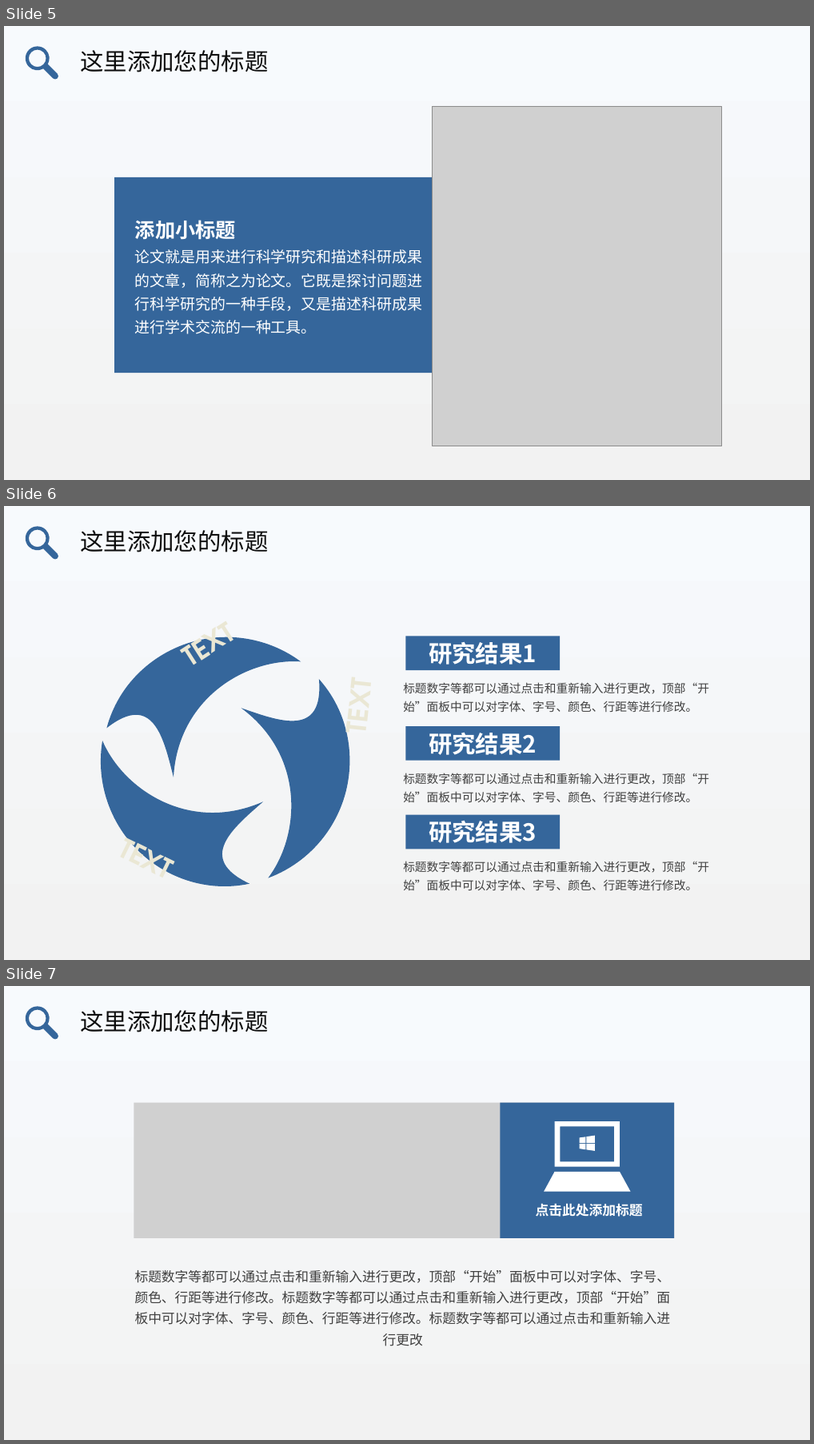
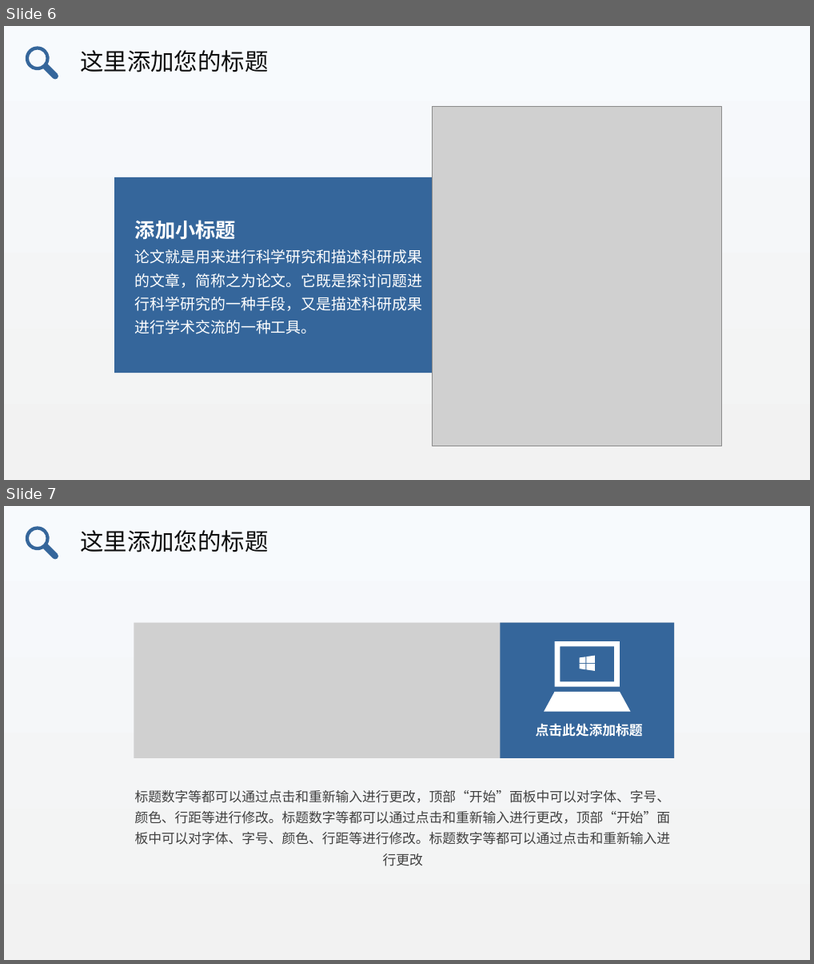
Before and after one commit to zhongdeming428/graduation-design, a slide deck: 阶段性报告/毕设答辩.pptx. Shown one above the other, each under a label of ours: slides 5, 6 and 7 before the commit, slides 6 and 7 after it. The pictures are 814x1444 and 814x964 pixels, drawn with LibreOffice and Linux fonts; fonts in the diff are those of the drawing; grey boxes stand for pictures. Boxes give left, top, right and bottom in pixels: in the first picture for what was removed or moved away, otherwise in the second. Text is boxed around its words. In the diff, an @@ line names an element or a change of style, - is before the commit and + after.

```diff
--- a/阶段性报告/毕设答辩.pptx
+++ b/阶段性报告/毕设答辩.pptx
@@ slide 6 removed at <box>4,506,810,960</box>, background gradient #F7FAFD to #F2F2F2 @@
@@ freeform shape removed at <box>25,525,59,560</box> @@
@@ text removed at <box>81,530,269,552</box> @@
-这里添加您的标题
@@ freeform shape removed at <box>90,593,316,793</box> @@
@@ text removed at <box>148,646,226,715</box> @@
-TEXT
@@ rectangle removed at <box>406,636,560,671</box> @@
-研究结果1
@@ freeform shape removed at <box>241,679,350,878</box> @@
@@ text removed at <box>332,696,383,732</box> @@
-TEXT
@@ text removed at <box>403,682,710,712</box> @@
-标题数字等都可以通过点击和重新输入进行更改，顶部“开始”面板中可以对字体、字号、颜色、行距等进行修改。
@@ freeform shape removed at <box>62,717,289,910</box> @@
@@ rectangle removed at <box>406,726,560,760</box> @@
-研究结果2
@@ text removed at <box>403,772,710,802</box> @@
-标题数字等都可以通过点击和重新输入进行更改，顶部“开始”面板中可以对字体、字号、颜色、行距等进行修改。
@@ text removed at <box>126,796,203,860</box> @@
-TEXT
@@ rectangle removed at <box>406,815,560,849</box> @@
-研究结果3
@@ text removed at <box>403,860,710,890</box> @@
-标题数字等都可以通过点击和重新输入进行更改，顶部“开始”面板中可以对字体、字号、颜色、行距等进行修改。
@@ what was slide 5 is now slide 6 @@
```
Also in this commit, not shown: 1 slide changed, 3 slides added, 2 other slides removed, 1 other file.
